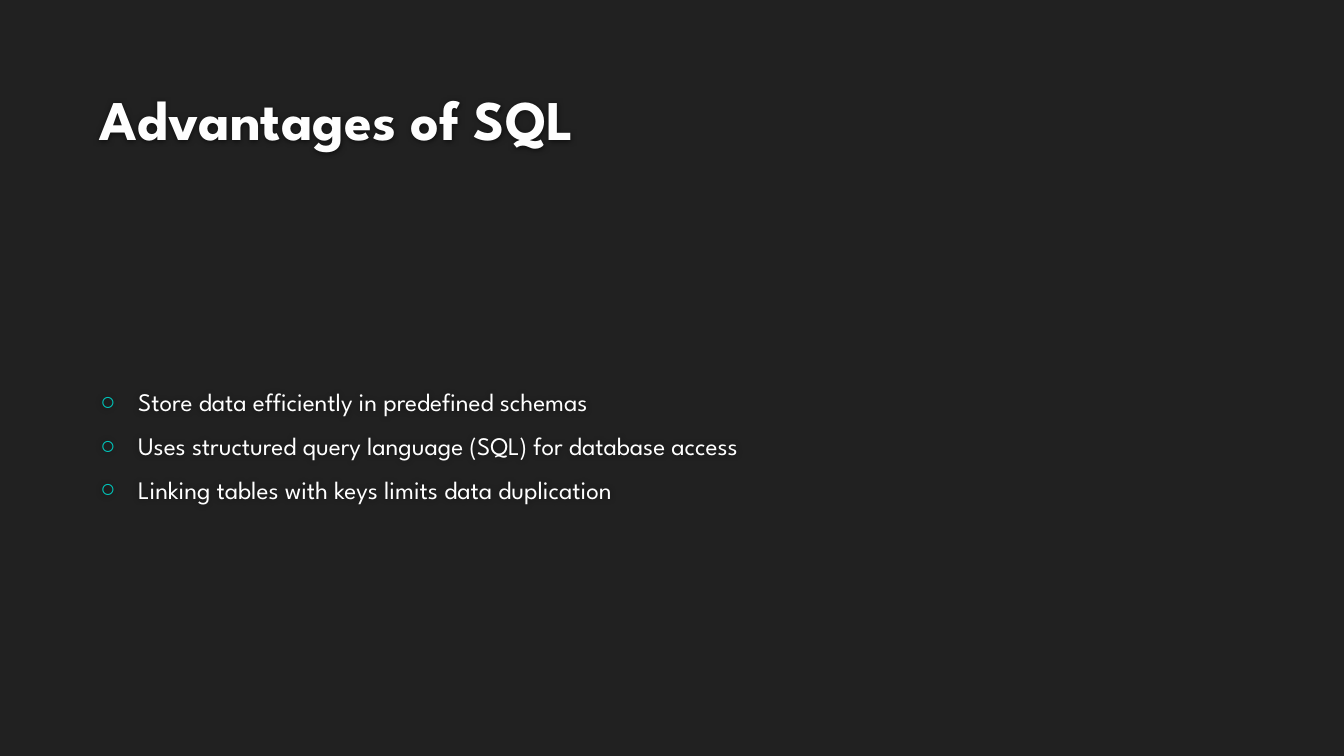
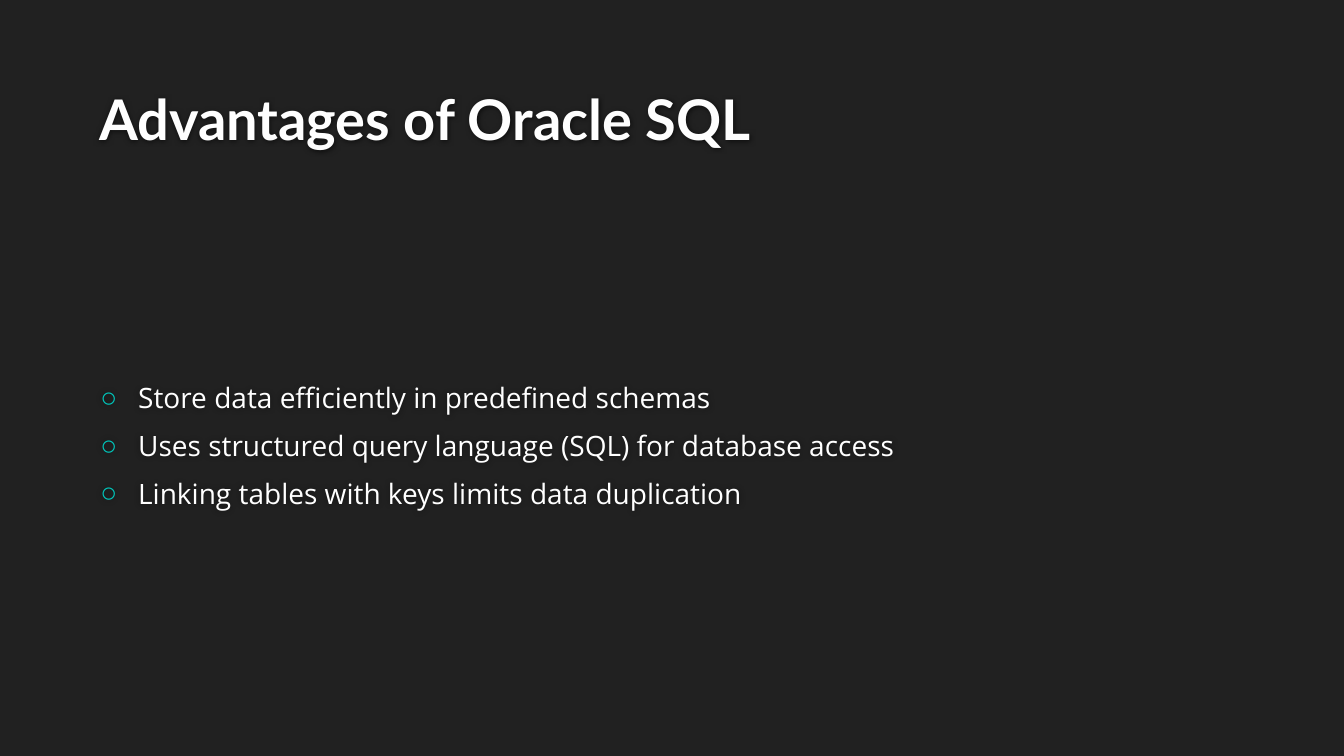
Before and after one commit to Rhiannax3/Sapphire, a slide deck: slide 5 of Databases.pptx. Drawn at 1344x756 pixels with LibreOffice and Linux fonts; fonts in the diff are those of the drawing; background and template pictures are left out. Boxes give left, top, right and bottom in pixels: in the first picture for what was removed or moved away, otherwise in the second. Text is boxed around its words. In the diff, an @@ line names an element or a change of style, - is before the commit and + after.

Commit message:
Finished Databases

```diff
--- a/Databases.pptx
+++ b/Databases.pptx
@@ title at <box>99,98,751,150</box>: text changed; font League Spartan to Lato @@
-Advantages of SQL
+Advantages of Oracle SQL
@@ text "Store data efficiently in predefined ..." at <box>138,386,894,511</box>: size 18 to 20 pt, font League Spartan to Open Sans @@
```
Also in this commit, not shown: 14 other slides changed.
